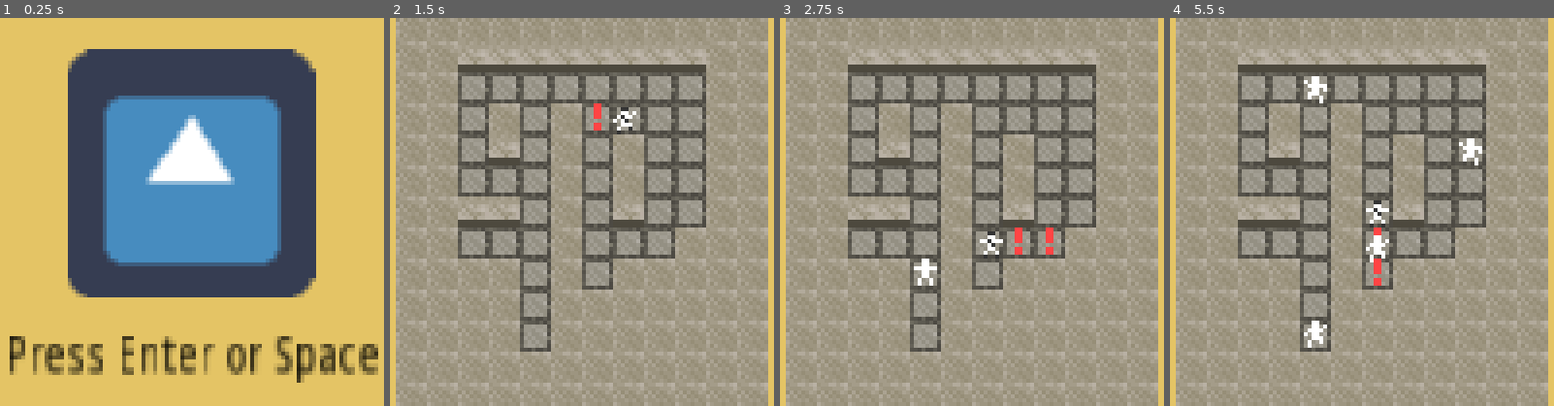
Above: before the commit, frames 1-4 (left to right).
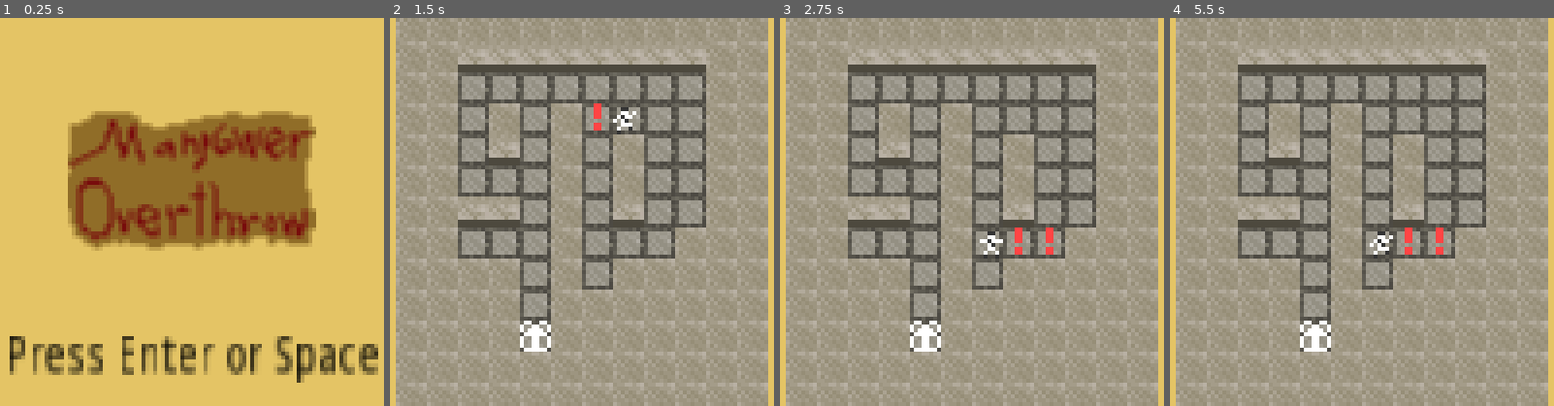
Above: after the commit, the same moments.

Repository: d4v3y5c0n3s/8x8GameJam2019
Game: Godot game, scene res://title_screen.tscn
Same seed, same stepped clock (60 frames per second), same inputs: the game is played once before the commit and once after it. The engine's default icon, where the game draws it, is replaced by a stand-in: a white triangle on a blue panel in a dark square.
Inputs (mouse positions are in pixels of both pictures, inside the frame that each line leads up to):
- Up to frame 1 (0.25 s): no input
- Up to frame 2 (1.5 s): tap Enter (ui_accept) at 0.5, 0.77, 0.8, 1.07, 1.25, 1.35 s; move the mouse to (666, 192) at 0.52 s; hold Space (ui_select) 0.53-1.28 s; click (666, 192) at 0.67 s; move the mouse to (455, 126) at 1.27 s; click (455, 126) at 1.42 s
- Up to frame 3 (2.75 s): tap Enter (ui_accept) at 1.52, 1.82, 2.3 s; tap Space (ui_select) at 1.55 s; move the mouse to (1010, 126) at 2.02 s; hold Space (ui_select) from 2.03 s (still down); click (1010, 126) at 2.17 s
- Up to frame 4 (5.5 s): move the mouse to (1342, 289) at 2.77 s; release Space (ui_select) at 2.78 s; tap Space (ui_select) at 2.85, 4.35 s; click (1342, 289) at 2.92 s; tap Enter (ui_accept) at 3.02, 3.32, 4.52, 4.82, 5.3 s; move the mouse to (1477, 270) at 3.52 s; hold Enter (ui_accept) 3.53-4.28 s; click (1477, 270) at 3.67 s; move the mouse to (1246, 153) at 4.27 s; click (1246, 153) at 4.42 s; move the mouse to (1381, 212) at 5.02 s; hold Space (ui_select) from 5.03 s (still down); click (1381, 212) at 5.17 s

The runs differ from the first frame. In frame 1, 41% of the frame differs, in the area x 17-83%, y 8-72%; in frame 2, 0.4%; in frame 3, 0.6%; in frame 4, 1.5%.
Error after the commit: Parse Error: Expected an indented block after "if". (res://agents.gd:16)

Commit message:
starting points given a sprite

Diff:
--- a/agents.gd
+++ b/agents.gd
@@ -8,6 +8,11 @@
 	pass
 
 func _process(delta):
+
+	#  get player input and handle it appropriately
+	if Input.is_action_pressed("ui_select"):
+
+
 	if delta_time >= spawn_rate:#  when delta time adds up to the spawn_rate (1.0 = 1 second), spawns another agent
 		delta_time = delta
 		print("!")
--- a/level_1.tscn
+++ b/level_1.tscn
@@ -1,10 +1,11 @@
-[gd_scene load_steps=6 format=2]
+[gd_scene load_steps=7 format=2]
 
 [ext_resource path="res://tiles.tres" type="TileSet" id=1]
 [ext_resource path="res://grid.gd" type="Script" id=2]
 [ext_resource path="res://point.tscn" type="PackedScene" id=3]
 [ext_resource path="res://enemy.tscn" type="PackedScene" id=4]
 [ext_resource path="res://agents.gd" type="Script" id=5]
+[ext_resource path="res://sprites/entrance.png" type="Texture" id=6]
 
 [node name="level_1" type="Node2D"]
 
@@ -497,6 +498,9 @@
 [node name="agent_spawnpoint" type="Position2D" parent="."]
 position = Vector2( 36, 84 )
 
+[node name="Sprite" type="Sprite" parent="agent_spawnpoint"]
+texture = ExtResource( 6 )
+
 [node name="Camera2D" type="Camera2D" parent="."]
 position = Vector2( 48, 52 )
 current = true
--- a/level_2.tscn
+++ b/level_2.tscn
@@ -1,10 +1,11 @@
-[gd_scene load_steps=6 format=2]
+[gd_scene load_steps=7 format=2]
 
 [ext_resource path="res://tiles.tres" type="TileSet" id=1]
 [ext_resource path="res://grid.gd" type="Script" id=2]
 [ext_resource path="res://point.tscn" type="PackedScene" id=3]
 [ext_resource path="res://agents.gd" type="Script" id=4]
 [ext_resource path="res://enemy.tscn" type="PackedScene" id=5]
+[ext_resource path="res://sprites/entrance.png" type="Texture" id=6]
 
 [node name="level_2" type="Node2D"]
 
@@ -426,6 +427,10 @@
 position = Vector2( 60, 44 )
 
 [node name="agent_spawnpoint" type="Position2D" parent="."]
+position = Vector2( 20, 68 )
+
+[node name="Sprite" type="Sprite" parent="agent_spawnpoint"]
+texture = ExtResource( 6 )
 
 [node name="Camera2D" type="Camera2D" parent="."]
 position = Vector2( 44, 48 )
--- a/level_3.tscn
+++ b/level_3.tscn
@@ -1,10 +1,11 @@
-[gd_scene load_steps=6 format=2]
+[gd_scene load_steps=7 format=2]
 
 [ext_resource path="res://tiles.tres" type="TileSet" id=1]
 [ext_resource path="res://grid.gd" type="Script" id=2]
 [ext_resource path="res://point.tscn" type="PackedScene" id=3]
 [ext_resource path="res://agents.gd" type="Script" id=4]
 [ext_resource path="res://enemy.tscn" type="PackedScene" id=5]
+[ext_resource path="res://sprites/entrance.png" type="Texture" id=6]
 
 [node name="level_3" type="Node2D"]
 
@@ -510,6 +511,10 @@
 position = Vector2( 60, 36 )
 
 [node name="agent_spawnpoint" type="Position2D" parent="."]
+position = Vector2( 36, 108 )
+
+[node name="Sprite" type="Sprite" parent="agent_spawnpoint"]
+texture = ExtResource( 6 )
 
 [node name="Camera2D" type="Camera2D" parent="."]
 position = Vector2( 40, 64 )
--- a/level_4.tscn
+++ b/level_4.tscn
@@ -1,10 +1,11 @@
-[gd_scene load_steps=6 format=2]
+[gd_scene load_steps=7 format=2]
 
 [ext_resource path="res://tiles.tres" type="TileSet" id=1]
 [ext_resource path="res://grid.gd" type="Script" id=2]
 [ext_resource path="res://point.tscn" type="PackedScene" id=3]
 [ext_resource path="res://agents.gd" type="Script" id=4]
 [ext_resource path="res://enemy.tscn" type="PackedScene" id=5]
+[ext_resource path="res://sprites/entrance.png" type="Texture" id=6]
 
 [node name="level_4" type="Node2D"]
 __meta__ = {
@@ -457,6 +458,7 @@
 script = ExtResource( 4 )
 
 [node name="enemies" type="Node2D" parent="."]
+editor/display_folded = true
 
 [node name="enemy1" parent="enemies" instance=ExtResource( 5 )]
 position = Vector2( 20, 44 )
@@ -465,12 +467,16 @@
 position = Vector2( 44, 20 )
 
 [node name="enemy3" parent="enemies" instance=ExtResource( 5 )]
-position = Vector2( 68, 44 )
+position = Vector2( 68, 68 )
 
 [node name="enemy4" parent="enemies" instance=ExtResource( 5 )]
-position = Vector2( 44, 68 )
+position = Vector2( 52, 68 )
 
 [node name="agent_spawnpoint" type="Position2D" parent="."]
+position = Vector2( 44, 76 )
+
+[node name="Sprite" type="Sprite" parent="agent_spawnpoint"]
+texture = ExtResource( 6 )
 
 [node name="Camera2D" type="Camera2D" parent="."]
 position = Vector2( 48, 48 )
--- a/level_5.tscn
+++ b/level_5.tscn
@@ -1,10 +1,11 @@
-[gd_scene load_steps=6 format=2]
+[gd_scene load_steps=7 format=2]
 
 [ext_resource path="res://tiles.tres" type="TileSet" id=1]
 [ext_resource path="res://grid.gd" type="Script" id=2]
 [ext_resource path="res://point.tscn" type="PackedScene" id=3]
 [ext_resource path="res://agents.gd" type="Script" id=4]
 [ext_resource path="res://enemy.tscn" type="PackedScene" id=5]
+[ext_resource path="res://sprites/entrance.png" type="Texture" id=6]
 
 [node name="level_5" type="Node2D"]
 
@@ -715,6 +716,10 @@
 position = Vector2( 100, 44 )
 
 [node name="agent_spawnpoint" type="Position2D" parent="."]
+position = Vector2( 20, 92 )
+
+[node name="Sprite" type="Sprite" parent="agent_spawnpoint"]
+texture = ExtResource( 6 )
 
 [node name="Camera2D" type="Camera2D" parent="."]
 position = Vector2( 64, 52 )
--- a/level_select.tscn
+++ b/level_select.tscn
@@ -1,7 +1,7 @@
 [gd_scene load_steps=8 format=2]
 
 [ext_resource path="res://level_select.gd" type="Script" id=1]
-[ext_resource path="res://icon.png" type="Texture" id=2]
+[ext_resource path="res://sprites/level_numbers.png" type="Texture" id=2]
 
 [sub_resource type="RectangleShape2D" id=1]
 
@@ -17,51 +17,60 @@
 script = ExtResource( 1 )
 
 [node name="level_1" type="Area2D" parent="."]
-position = Vector2( -33.0681, -22.4362 )
+position = Vector2( -33.068, -24 )
 
 [node name="Sprite" type="Sprite" parent="level_1"]
-scale = Vector2( 0.3, 0.3 )
 texture = ExtResource( 2 )
+vframes = 3
+hframes = 2
 
 [node name="CollisionShape2D" type="CollisionShape2D" parent="level_1"]
 shape = SubResource( 1 )
 
 [node name="level_2" type="Area2D" parent="."]
-position = Vector2( -0.0452156, -23.6895 )
+position = Vector2( -0.045, -24 )
 
 [node name="Sprite" type="Sprite" parent="level_2"]
-scale = Vector2( 0.3, 0.3 )
 texture = ExtResource( 2 )
+vframes = 3
+hframes = 2
+frame = 1
 
 [node name="CollisionShape2D" type="CollisionShape2D" parent="level_2"]
 shape = SubResource( 2 )
 
 [node name="level_3" type="Area2D" parent="."]
-position = Vector2( 35.6676, -24.5276 )
+position = Vector2( 35.668, -24 )
 
 [node name="Sprite" type="Sprite" parent="level_3"]
-scale = Vector2( 0.3, 0.3 )
 texture = ExtResource( 2 )
+vframes = 3
+hframes = 2
+frame = 2
 
 [node name="CollisionShape2D" type="CollisionShape2D" parent="level_3"]
 shape = SubResource( 3 )
 
 [node name="level_4" type="Area2D" parent="."]
-position = Vector2( -20.0523, 25.0404 )
+position = Vector2( -21, 25 )
 
 [node name="Sprite" type="Sprite" parent="level_4"]
-scale = Vector2( 0.3, 0.3 )
 texture = ExtResource( 2 )
+vframes = 3
+hframes = 2
+frame = 3
 
 [node name="CollisionShape2D" type="CollisionShape2D" parent="level_4"]
 shape = SubResource( 4 )
 
 [node name="level_5" type="Area2D" parent="."]
-position = Vector2( 21.6614, 25.7514 )
+position = Vector2( 21, 25 )
 
 [node name="Sprite" type="Sprite" parent="level_5"]
-scale = Vector2( 0.3, 0.3 )
 texture = ExtResource( 2 )
+vframes = 3
+hframes = 2
+frame = 4
 
 [node name="CollisionShape2D" type="CollisionShape2D" parent="level_5"]
 shape = SubResource( 5 )
--- a/title_screen.tscn
+++ b/title_screen.tscn
@@ -1,7 +1,7 @@
 [gd_scene load_steps=3 format=2]
 
 [ext_resource path="res://title_screen.gd" type="Script" id=1]
-[ext_resource path="res://icon.png" type="Texture" id=2]
+[ext_resource path="res://sprites/title.png" type="Texture" id=2]
 
 [node name="title_screen" type="Node2D"]
 script = ExtResource( 1 )
Binary file added: sprites/entrance.png
Not shown, added: sprites/entrance.png.import
Binary file added: sprites/goal.png
Not shown, added: sprites/goal.png.import
Binary file added: sprites/level_numbers.png
Not shown, added: sprites/level_numbers.png.import
Binary file added: sprites/title.png
Not shown, added: sprites/entrance.piskel
Not shown, added: sprites/goal.piskel
Not shown, added: sprites/level_numbers.piskel
Not shown, added: sprites/title.piskel
